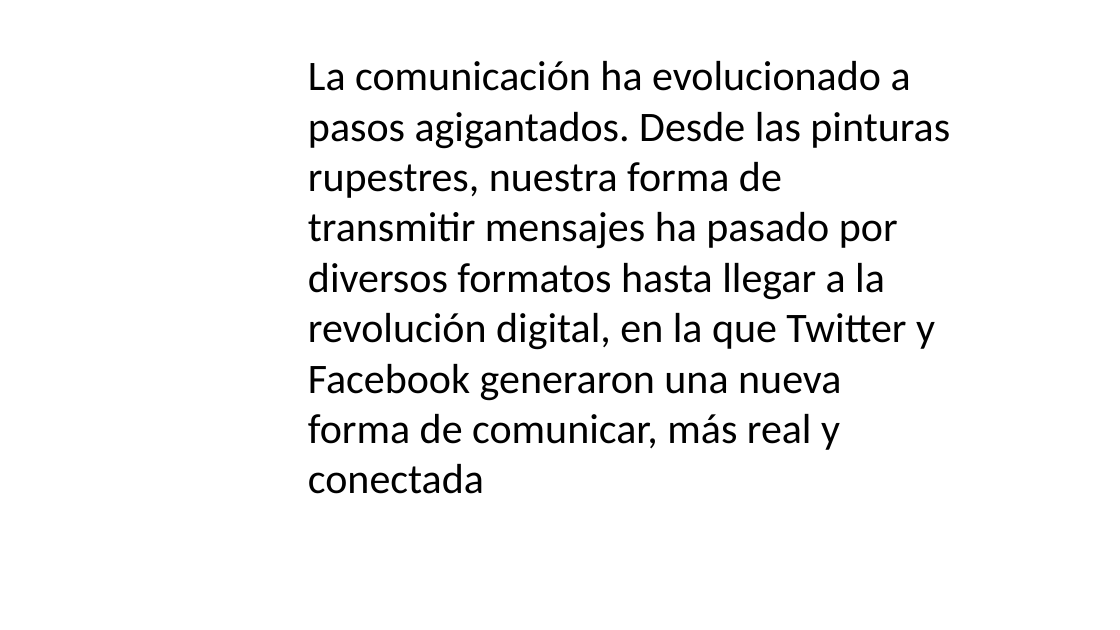
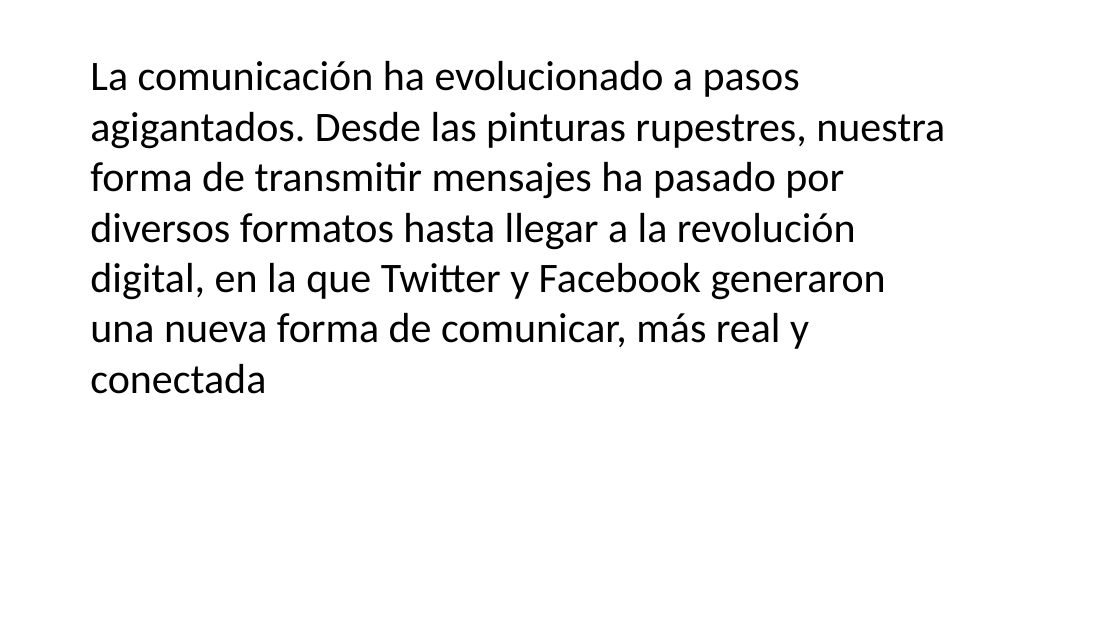
Before and after one commit to Jacobo45/paginaintegrada807, a slide deck: slide 2 of video tec.pptx. Drawn at 1120x630 pixels with LibreOffice and Linux fonts; fonts in the diff are those of the drawing. Boxes give left, top, right and bottom in pixels: in the first picture for what was removed or moved away, otherwise in the second. Text is boxed around its words. In the diff, an @@ line names an element or a change of style, - is before the commit and + after.

```diff
--- a/video tec.pptx
+++ b/video tec.pptx
@@ text "La comunicación ha evolucionado a ..." rewrapped from (x1=308, y1=61, x2=950, y2=494) to (x1=90, y1=61, x2=945, y2=394) @@
```
Also in this commit, not shown: 6 other files.
